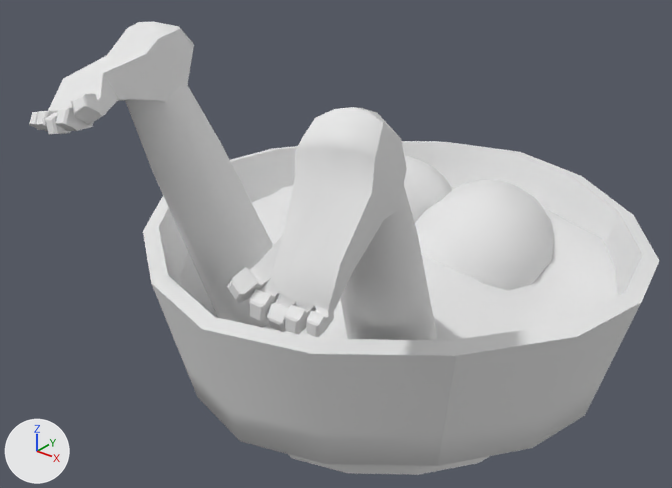
One commit to the OBJ model assets/models/dubiousfoodbutt.obj: the scene before it, then after it.
Rendered twice from a 50 mm lens placed at (1.89, -2.72, 1.74), pointed at (-0.09, -0.24, 0.2). The lights are fixed; the arrows at lower left show +X, +Y and +Z. The picture after the commit comes second. Where no turn or scale is listed for an object, it has been applied to the vertices.

Names of what the first picture shows: 'dubiousfoodbutt'.
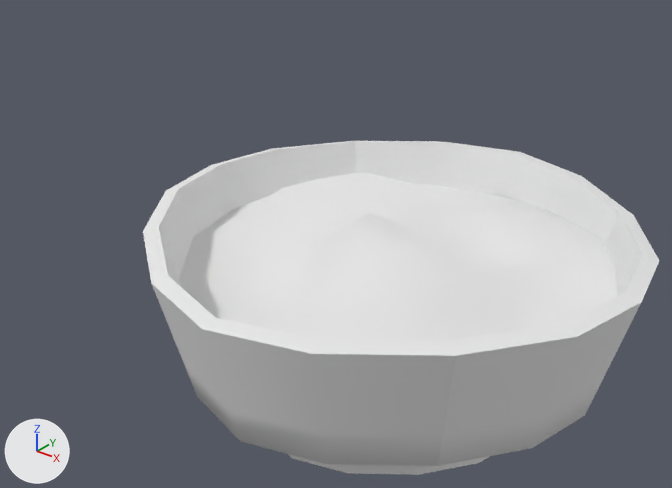
Pixel boxes (x1, y1, x2, y2) of what changed, in the pictures (672 x 488 px):
```json
{"object": "dubiousfoodbutt", "change": "reshaped", "before": [29, 22, 659, 475], "after": [143, 141, 659, 475], "on screen": "18% narrower, 26% shorter"}
{"part": 1, "of": "me_dubiousfoodbutt", "change": "deleted", "before": [404, 155, 452, 223]}
{"part": 2, "of": "me_dubiousfoodbutt", "change": "deleted", "before": [29, 22, 194, 135]}
{"part": 3, "of": "me_dubiousfoodbutt", "change": "deleted", "before": [227, 107, 407, 337]}
{"part": 4, "of": "me_dubiousfoodbutt", "change": "deleted", "before": [125, 85, 273, 327]}
{"part": 5, "of": "me_dubiousfoodbutt", "change": "deleted", "before": [340, 185, 437, 340]}
{"part": 6, "of": "me_dubiousfoodbutt", "change": "deleted", "before": [415, 180, 554, 290]}
```

Edits to the scene script, one JSON object a line:
```json
{"block": "me_dubiousfoodbutt", "where": "# used by ob_dubiousfoodbutt; location = (0.0, 0.0, 0.0)"}
{"op": "remove", "block": "me_dubiousfoodbutt", "code": "me_dubiousfoodbutt.from_pydata(...)  # 3240 vertices, 3616 faces; spans x -1.01..1.01, y -1.27..1.02, z -0.55..1.09"}
{"op": "add", "block": "me_dubiousfoodbutt", "code": "me_dubiousfoodbutt.from_pydata(...)  # 1994 vertices, 2298 faces; spans x -1.01..1.01, y -1.02..1.02, z -0.55..0.25"}
{"block": "me_dubiousfoodbutt", "change": "me_dubiousfoodbutt part 1: the loose piece of 382 vertices spanning x -0.56..0.03, y -0.07..0.63, z -0.19..0.36 is deleted"}
{"block": "me_dubiousfoodbutt", "change": "me_dubiousfoodbutt part 2: the loose piece of 179 vertices spanning x -0.55..-0.25, y -1.22..-0.61, z 0.8..1.09 is deleted"}
{"block": "me_dubiousfoodbutt", "change": "me_dubiousfoodbutt part 3: the loose piece of 179 vertices spanning x 0.37..0.64, y -1.27..-0.77, z 0.51..1.02 is deleted"}
{"block": "me_dubiousfoodbutt", "change": "me_dubiousfoodbutt part 4: the loose piece of 62 vertices spanning x -0.54..-0.11, y -0.87..-0.35, z -0.06..0.92 is deleted"}
{"block": "me_dubiousfoodbutt", "change": "me_dubiousfoodbutt part 5: the loose piece of 62 vertices spanning x 0.17..0.6, y -0.96..-0.29, z -0.08..0.87 is deleted"}
{"block": "me_dubiousfoodbutt", "change": "me_dubiousfoodbutt part 6: 382 vertices removed from x -0.04..0.55, y -0.07..0.63, z -0.19..0.36"}
```
